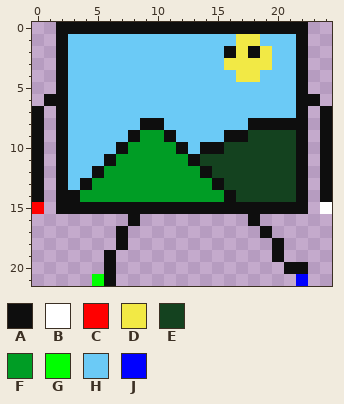
One commit to this pixel-art sprite: media/imgEnemy/0/spr3.png. The picture above is the old version.
Rulers count pixels.
Palette (. is transparent): A #0e0e0e  B #ffffff  C #ff0000  D #f2e945  E #14421f  F #009d25  G #00ff00  H #6bcaf6  J #0000ff
Pixels before, first column x 0:
 0 ..AAAAAAAAAAAAAAAAAAAAA..
 1 ..AHHHHHHHHHHHHHHDDHHHA..
 2 ..AHHHHHHHHHHHHHADADHHA..
 3 ..AHHHHHHHHHHHHHDDDDHHA..
 4 ..AHHHHHHHHHHHHHHDDHHHA..
 5 ..AHHHHHHHHHHHHHHHHHHHA..
 6 .AAHHHHHHHHHHHHHHHHHHHAA.
 7 A.AHHHHHHHHHHHHHHHHHHHA.A
 8 A.AHHHHHHAAHHHHHHHAAAAA.A
 9 A.AHHHHHAFFAHHHHAAEEEEA.A
10 A.AHHHHAFFFFAHAAEEEEEEA.A
11 A.AHHHAFFFFFFAEEEEEEEEA.A
12 A.AHHAFFFFFFFFAEEEEEEEA.A
13 A.AHAFFFFFFFFFFAEEEEEEA.A
14 A.AAFFFFFFFFFFFFAEEEEEA.A
15 C.AAAAAAAAAAAAAAAAAAAAA.B
16 ........A.........A......
17 .......A...........A.....
18 .......A............A....
19 ......A.............A....
20 ......A..............AA..
21 .....GA...............J..
After the commit:
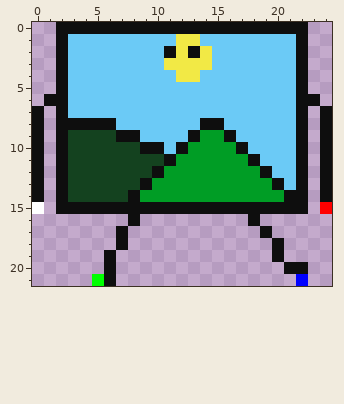
The edit:
{"change": "file 125x110 -> 25x22 pixels (blocks of 5x5 -> 1x1; one block is one cell here)"}
{"colour":"B","old":"#ffffff","new":"#ff0000"}
{"colour":"C","old":"#ff0000","new":"#ffffff"}
{"y":1,"x":12,"old":"HH","new":"DD"}
{"y":1,"x":17,"old":"DD","new":"HH"}
{"y":2,"x":11,"old":"HHHH","new":"ADAD"}
{"y":2,"x":16,"old":"ADAD","new":"HHHH"}
{"y":3,"x":11,"old":"HHHH","new":"DDDD"}
{"y":3,"x":16,"old":"DDDD","new":"HHHH"}
{"y":4,"x":12,"old":"HH","new":"DD"}
{"y":4,"x":17,"old":"DD","new":"HH"}
{"y":8,"x":3,"old":"HHHH","new":"AAAA"}
{"y":8,"x":9,"old":"AA","new":"HH"}
{"y":8,"x":14,"old":"HH","new":"AA"}
{"y":8,"x":18,"old":"AAAA","new":"HHHH"}
{"y":9,"x":3,"old":"HHHHH","new":"EEEEA"}
{"y":9,"x":9,"old":"FFA","new":"HHH"}
{"y":9,"x":13,"old":"HHH","new":"AFF"}
{"y":9,"x":17,"old":"AEEEE","new":"HHHHH"}
{"y":10,"x":3,"old":"HHHHAFFFF","new":"EEEEEEAAH"}
{"y":10,"x":13,"old":"HAAEEEEEE","new":"FFFFAHHHH"}
{"y":11,"x":3,"old":"HHHAFFFFF","new":"EEEEEEEEA"}
{"y":11,"x":13,"old":"AEEEEEEEE","new":"FFFFFAHHH"}
{"y":12,"x":3,"old":"HHAFFFFF","new":"EEEEEEEA"}
{"y":12,"x":14,"old":"AEEEEEEE","new":"FFFFFAHH"}
{"y":13,"x":3,"old":"HAFFFFF","new":"EEEEEEA"}
{"y":13,"x":15,"old":"AEEEEEE","new":"FFFFFAH"}
{"y":14,"x":3,"old":"AFFFFF","new":"EEEEEA"}
{"y":14,"x":16,"old":"AEEEEE","new":"FFFFFA"}
{"label":"changed","picture_box":[32,34,332,214]}
